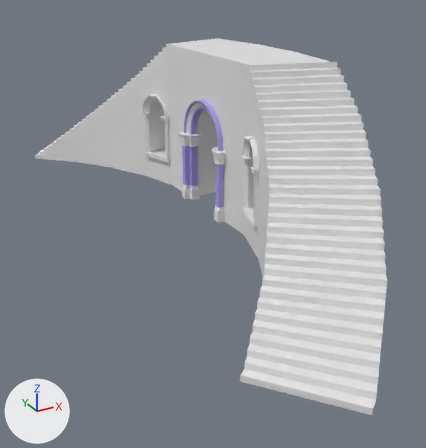
An edit to the FBX model Project Casanova/Assets/Chloe's Stuff/Mesh/FR Stairs Main.fbx, drawn before and after from the same camera.
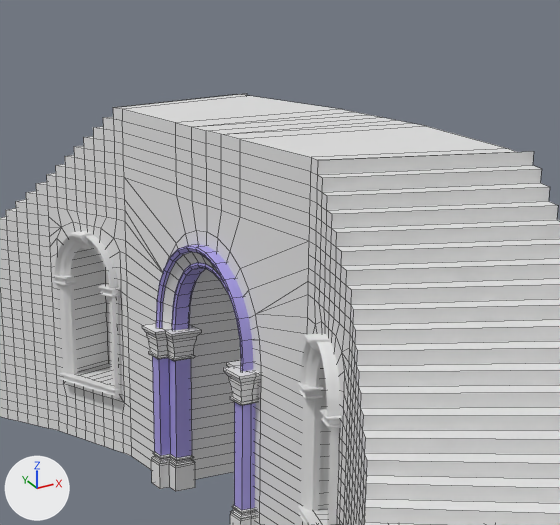
Each version appears first whole from a 50 mm lens placed at (2.98, -27.29, 12.54), pointed at (16.84, -2.09, -0.06), and next in a close-up on the part from 28% to 82% of the width and 0% to 48% of the height. Every picture has the same lights, and +X, +Y and +Z are marked at lower left. The close-ups show mesh edges as thin lines. Where no turn or scale is listed for an object, it has been applied to the vertices.

Before the edit, the objects in view are built like this:
```python
me_cube_023 = bpy.data.meshes.new('Cube.023')
me_cube_023.from_pydata(...)  # 790 vertices, 602 faces; spans x -1.04..0.02, y -12.12..0.97, z 1.38..5.35
me_cube_023.materials.append(mat_set_01)  # white #e7e7e7
me_cylinder_011 = bpy.data.meshes.new('Cylinder.011')
me_cylinder_011.from_pydata(...)  # 557 vertices, 534 faces; spans x 16.99..17.99, y -2.31..2.31, z 0.0..6.06
# faces by material slot: [326, 208]
me_cylinder_011.materials.append(mat_set_01)  # white #e7e7e7
me_cylinder_011.materials.append(mat_set_02)  # blue #a99ee7
me_cylinder_045 = bpy.data.meshes.new('Cylinder.045')
me_cylinder_045.from_pydata(...)  # 1893 vertices, 1760 faces; spans x 11.3..22.5, y -17.2..17.2, z 0.0..8.4
me_cylinder_045.materials.append(mat_set_01)  # white #e7e7e7
ob_main_staircase = bpy.data.objects.new('Main Staircase', me_cylinder_045)
ob_main_staircase.location = (0.0, 0.0, 0.0)
ob_main_staircase_arch = bpy.data.objects.new('Main Staircase Arch', me_cylinder_011)
ob_main_staircase_arch.location = (0.0, 0.0, 0.0)
ob_staircase_display_arch = bpy.data.objects.new('Staircase display arch', me_cube_023)
ob_staircase_display_arch.location = (17.51, 5.58, 0.09)
```
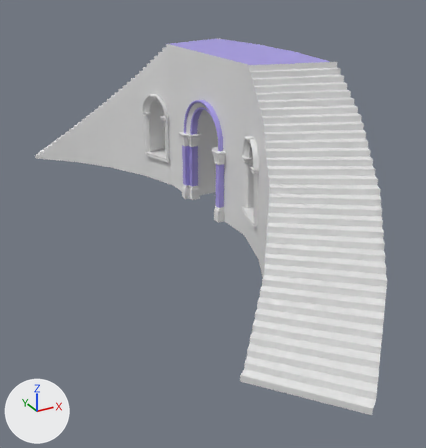
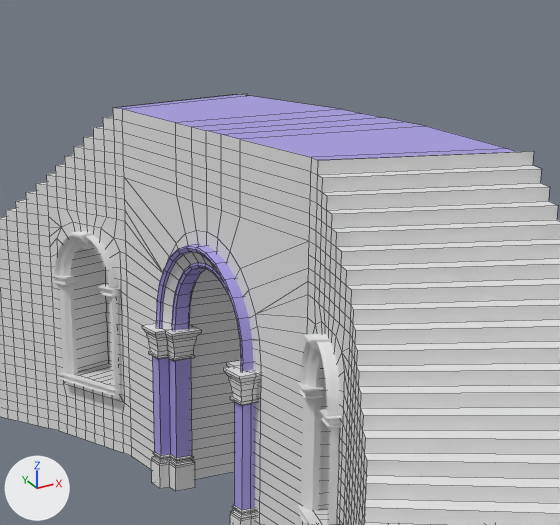
The change in detail:
me_cylinder_045 is used by ob_main_staircase; location (0.0, 0.0, 0.0).
me_cylinder_045 had 1893 vertices, 1760 faces and spanned x 11.3..22.5, y -17.2..17.2, z 0.0..8.4.
me_cylinder_045 now has 1891 vertices, 1758 faces and spans x 11.3..22.5, y -17.2..17.2, z 0.0..8.4.
Part 1, on me_cylinder_045:
4 vertices are removed from x 21.9, y -1.1..1.1, z 8.4.
6 faces are deleted.
2 vertices are added at (21.9, 0.8, 8.4), (21.9, -0.8, 8.4).
4 new faces join them, mat_set_02 (blue #a99ee7).
me_cylinder_045 part 2: 4 faces spanning x 17.4..21.9, y -5.4..5.4, z 8.4 switch from mat_set_01 (white #e7e7e7) to mat_set_02 (blue #a99ee7).

Boxes [x1, y1, x2, y2] around the edits, measured in the close-ups (560 x 525 px; the box of a moved part takes in the faces that stretch with it):
part 1 of me_cylinder_045, moved or reshaped
    both: [177, 109, 423, 139]
part 2 of me_cylinder_045, recoloured (white to blue)
    both: [115, 94, 516, 160]
